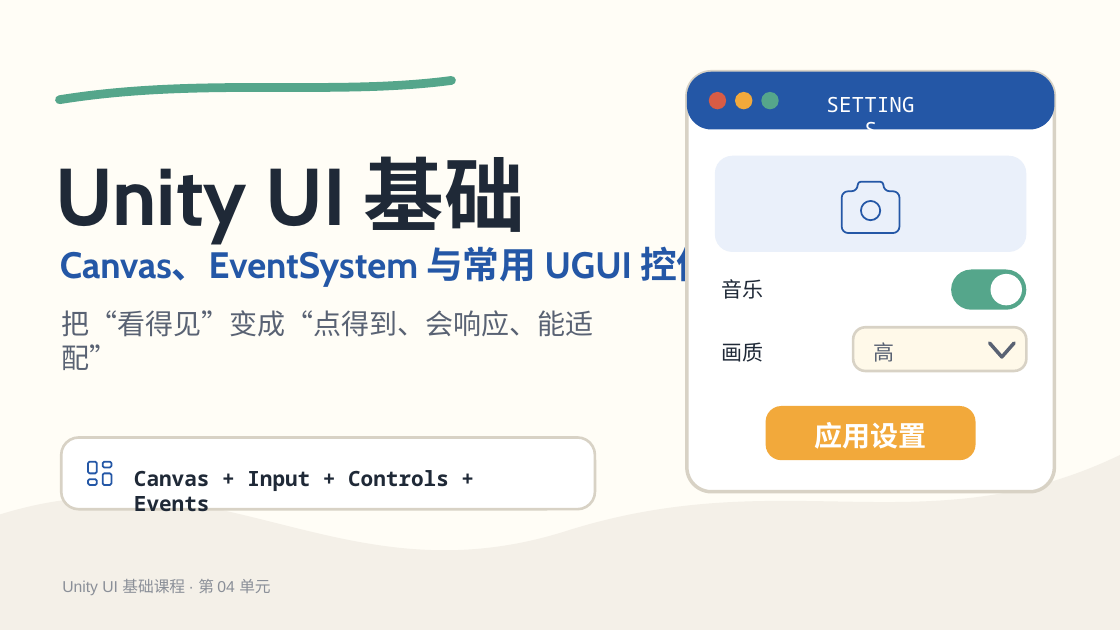
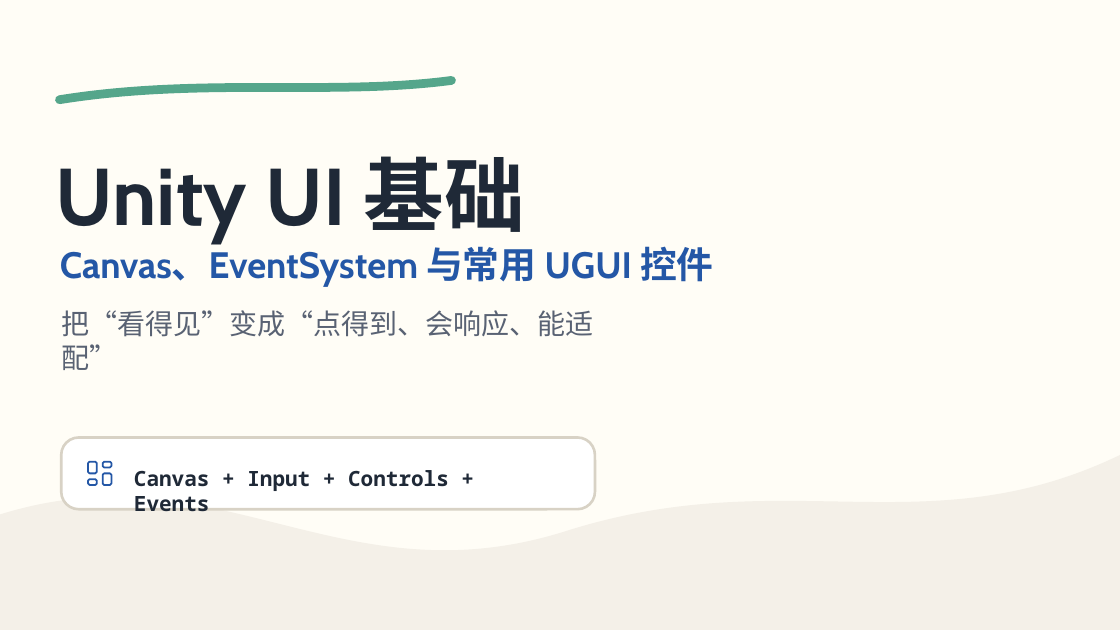
Before and after one commit to hakadao-max/Building, a slide deck: slide 1 of pdf/04_UnityUI基础_UGUI控件.pptx. Drawn at 1120x630 pixels with LibreOffice and Linux fonts; fonts in the diff are those of the drawing. Boxes give left, top, right and bottom in pixels: in the first picture for what was removed or moved away, otherwise in the second. Text is boxed around its words. In the diff, an @@ line names an element or a change of style, - is before the commit and + after.

```diff
--- a/pdf/04_UnityUI基础_UGUI控件.pptx
+++ b/pdf/04_UnityUI基础_UGUI控件.pptx
@@ group removed at bbox=[687, 71, 1055, 492]: 6 rounded rectangles, 5 texts, 4 ellipses, 3 freeform shapes @@
-SETTINGS
-音乐
-画质
-高
-应用设置
@@ text removed at bbox=[62, 579, 270, 595] @@
-Unity UI 基础课程 · 第 04 单元
```
Also in this commit, not shown: 11 other slides changed, 1 slide removed, 11 other files.
